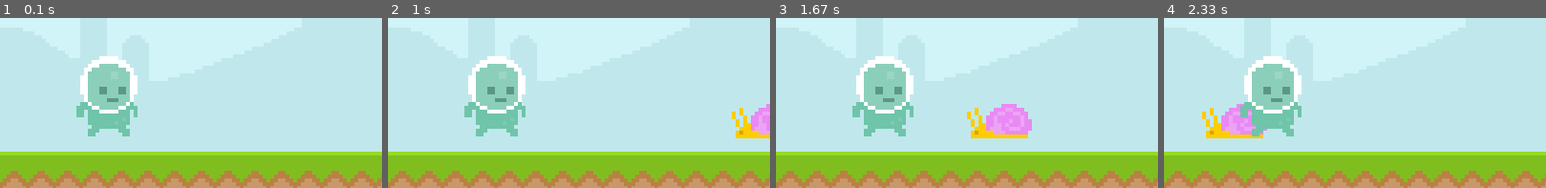
Above: before the commit, frames 1-4 (left to right).
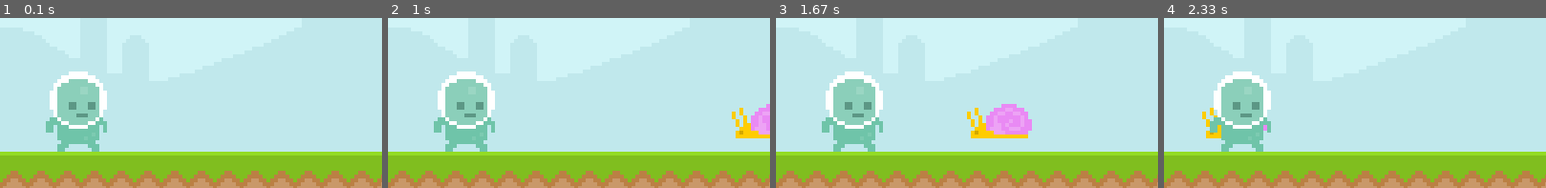
Above: after the commit, the same moments.

Repository: MatildaMared/practice__pygame-test
Game: pygame game, started from main.py
Same seed, same stepped clock (60 frames per second), same inputs: the game is played once before the commit and once after it.
Inputs:
- Up to frame 1 (0.1 s): no input
- Up to frame 2 (1 s): no input
- Up to frame 3 (1.67 s): no input
- Up to frame 4 (2.33 s): no input
The pictures show only the part of the screen within x 0-50%, y 33-83%; the shares and areas given below are measured in that part.

The runs differ from the first frame. In frame 1, 8.7% of the frame differs, in the area x 12-36%, y 22-79%; in frame 2, 8.7%; in frame 3, 8.7%; in frame 4, 8.7%.

Commit message:
add rectangle around player

Diff:
--- a/main.py
+++ b/main.py
@@ -15,6 +15,7 @@
 snail_x_pos = 600
 
 player_surface = pygame.image.load("graphics/player/player_walk_1.png").convert_alpha()
+player_rect = player_surface.get_rect(midbottom=(80, 300))
 
 while True:
     for event in pygame.event.get():
@@ -29,7 +30,7 @@
     if snail_x_pos < -50:
         snail_x_pos = 800
     screen.blit(snail_surface, (snail_x_pos, 250))
-    screen.blit(player_surface, (80, 200))
+    screen.blit(player_surface, player_rect)
 
     pygame.display.update()
     clock.tick(60)
